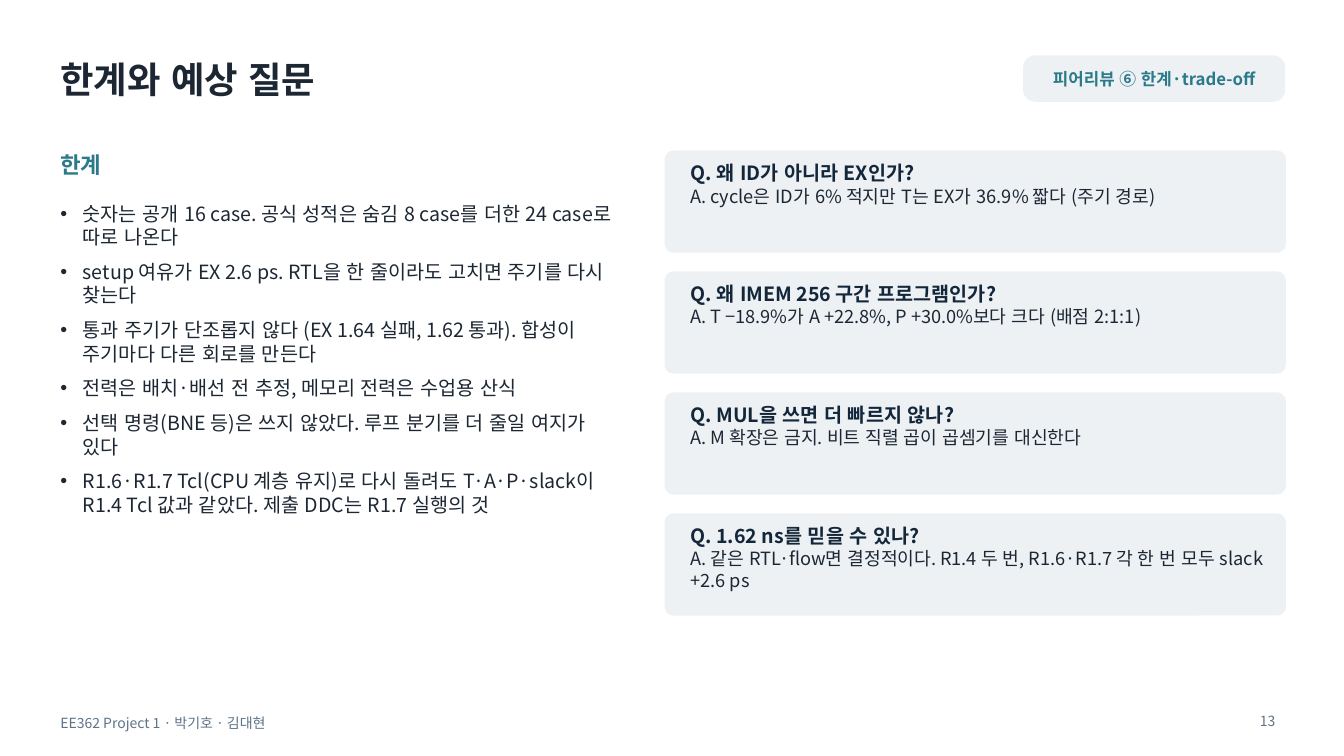
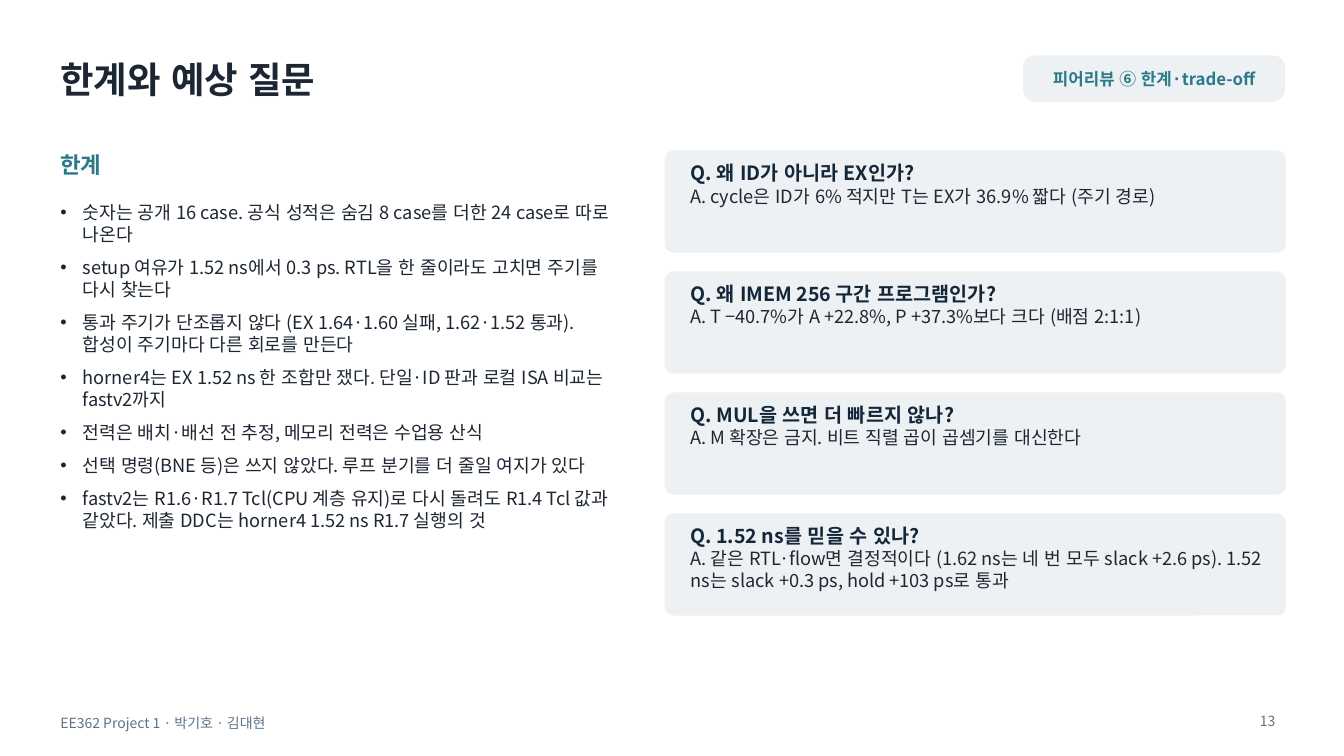
Before and after one commit to ttkpark/DICE_Project, a slide deck: slide 13 of Project_1/Project1_R1p7_Update_20261112/presentation/project1.pptx. Drawn at 1344x756 pixels with LibreOffice and Linux fonts; fonts in the diff are those of the drawing. Boxes give left, top, right and bottom in pixels: in the first picture for what was removed or moved away, otherwise in the second. Text is boxed around its words. In the diff, an @@ line names an element or a change of style, - is before the commit and + after.

```diff
--- a/Project_1/Project1_R1p7_Update_20261112/presentation/project1.pptx
+++ b/Project_1/Project1_R1p7_Update_20261112/presentation/project1.pptx
@@ text at (83,204,609,476): size 14 to 13 pt in "숫자는 공개 16 case. 공식 성적은 숨김 ...", "전력은 배치·배선 전 추정, 메모리 전력은 수업용 ...", "선택 명령(BNE 등)은 쓰지 않았다. 루프 분기를 ..." @@
@@ text at (83,259,603,408): text changed; size 14 to 13 pt @@
-• setup 여유가 EX 2.6 ps. RTL을 한 줄이라도 고치면 주기를 다시 찾는다
-• 통과 주기가 단조롭지 않다 (EX 1.64 실패, 1.62 통과). 합성이 주기마다 다른 회로를 만든다
+• setup 여유가 1.52 ns에서 0.3 ps. RTL을 한 줄이라도 고치면 주기를 다시 찾는다
+• 통과 주기가 단조롭지 않다 (EX 1.64·1.60 실패, 1.62·1.52 통과). 합성이 주기마다 다른 회로를 만든다
+• horner4는 EX 1.52 ns 한 조합만 쟀다. 단일·ID 판과 로컬 ISA 비교는 fastv2까지
@@ text at (690,308,1141,327): text changed @@
-A. T −18.9%가 A +22.8%, P +30.0%보다 크다 (배점 2:1:1)
+A. T −40.7%가 A +22.8%, P +37.3%보다 크다 (배점 2:1:1)
@@ text at (83,490,608,529): text changed; size 14 to 13 pt @@
-• R1.6·R1.7 Tcl(CPU 계층 유지)로 다시 돌려도 T·A·P·slack이 R1.4 Tcl 값과 같았다. 제출 DDC는 R1.7 실행의 것
+• fastv2는 R1.6·R1.7 Tcl(CPU 계층 유지)로 다시 돌려도 R1.4 Tcl 값과 같았다. 제출 DDC는 horner4 1.52 ns R1.7 실행의 것
@@ text at (690,526,1261,591): text changed @@
-Q. 1.62 ns를 믿을 수 있나?
-A. 같은 RTL·flow면 결정적이다. R1.4 두 번, R1.6·R1.7 각 한 번 모두 slack +2.6 ps
+Q. 1.52 ns를 믿을 수 있나?
+A. 같은 RTL·flow면 결정적이다 (1.62 ns는 네 번 모두 slack +2.6 ps). 1.52 ns는 slack +0.3 ps, hold +103 ps로 통과
```
Also in this commit, not shown: 15 other slides changed, 6 other files.
